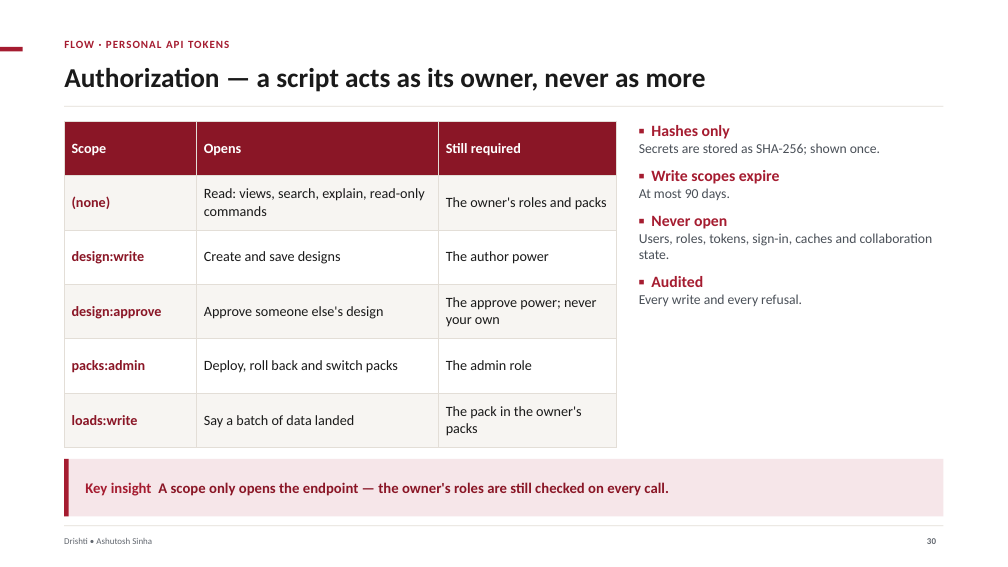
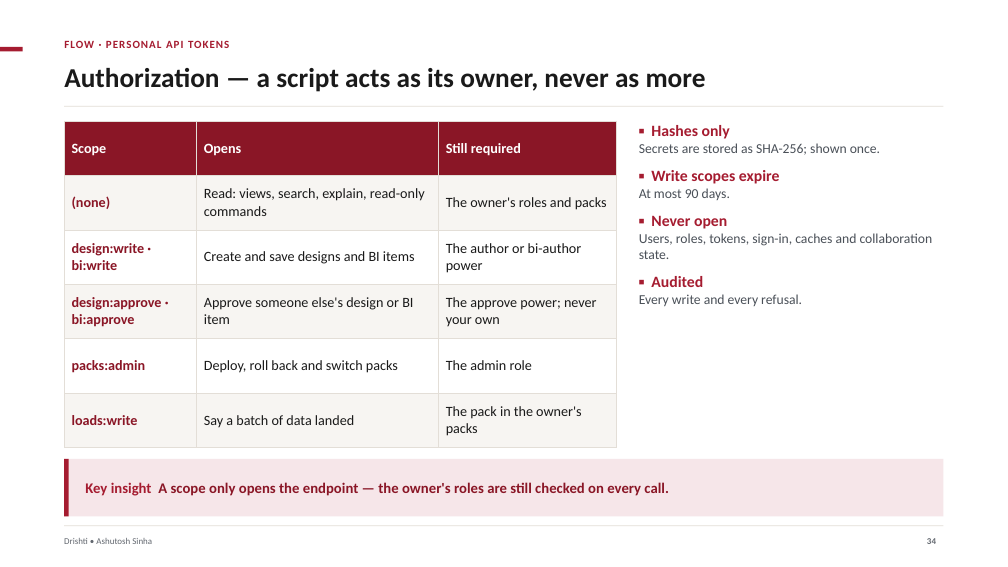
Before and after one commit to ajsinha/drishti, a slide deck: slide 34 of docs/publications/Drishti-Design-and-Evidence.pptx (slide 30 before the commit). Drawn at 1008x567 pixels with LibreOffice and Linux fonts; fonts in the diff are those of the drawing. Boxes give left, top, right and bottom in pixels: in the first picture for what was removed or moved away, otherwise in the second. Text is boxed around its words. In the diff, an @@ line names an element or a change of style, - is before the commit and + after.

```diff
--- a/docs/publications/Drishti-Design-and-Evidence.pptx
+++ b/docs/publications/Drishti-Design-and-Evidence.pptx
@@ table at (64, 121, 616, 440) @@
-row 3: design:write | Create and save designs | The author power
+row 3: design:write · bi:write | Create and save designs and BI items | The author or bi-author power
-row 4, column 1: design:approve
+row 4, column 1: design:approve · bi:approve
-row 4, column 2: Approve someone else's design
+row 4, column 2: Approve someone else's design or BI item
```
Also in this commit, not shown: 23 other slides changed, 5 slides added, 1 other file.
